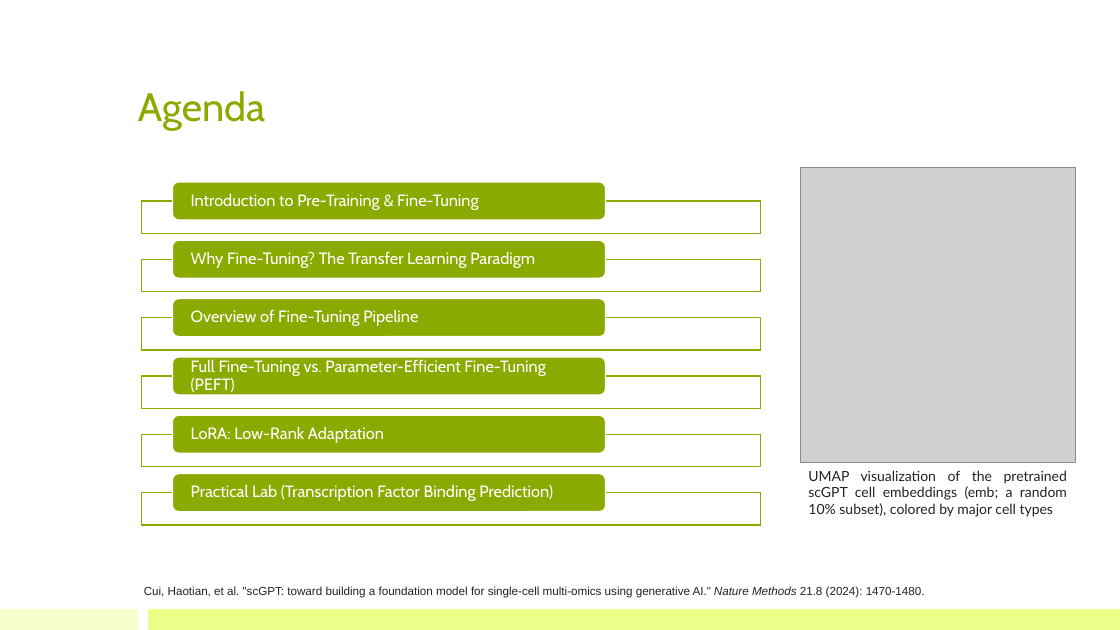
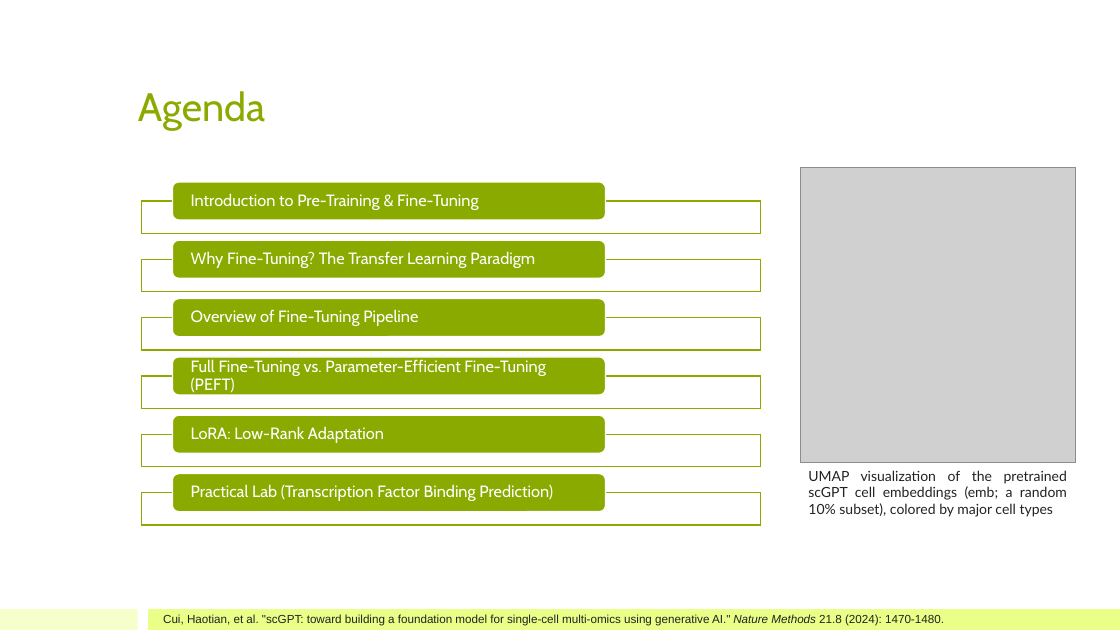
Before and after one commit to bioinfo-kaust/gfm-workshop, a slide deck: slide 2 of lecture_slides/3.day2_before_lunch/lecture_3_finetuning.pptx. Drawn at 1120x630 pixels with LibreOffice and Linux fonts; fonts in the diff are those of the drawing; grey boxes stand for pictures. Boxes give left, top, right and bottom in pixels: in the first picture for what was removed or moved away, otherwise in the second. Text is boxed around its words. In the diff, an @@ line names an element or a change of style, - is before the commit and + after.

```diff
--- a/lecture_slides/3.day2_before_lunch/lecture_3_finetuning.pptx
+++ b/lecture_slides/3.day2_before_lunch/lecture_3_finetuning.pptx
@@ text "Cui, Haotian, et al. "scGPT: ...": place and size @@
-text "Cui, Haotian, et al. "scGPT: ..." at <box>144,586,925,598</box>
+text "Cui, Haotian, et al. "scGPT: ..." at <box>163,614,944,626</box>
```
Also in this commit, not shown: 8 other slides changed, 9 slides added, 2 slides removed, 5 other files.
